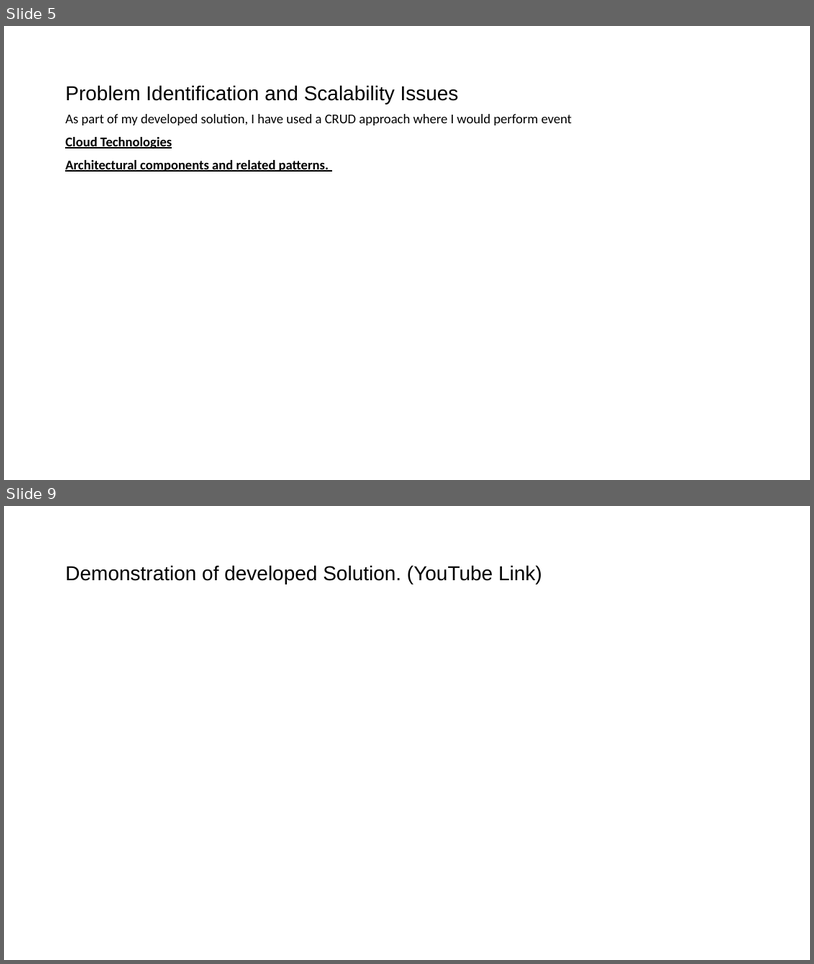
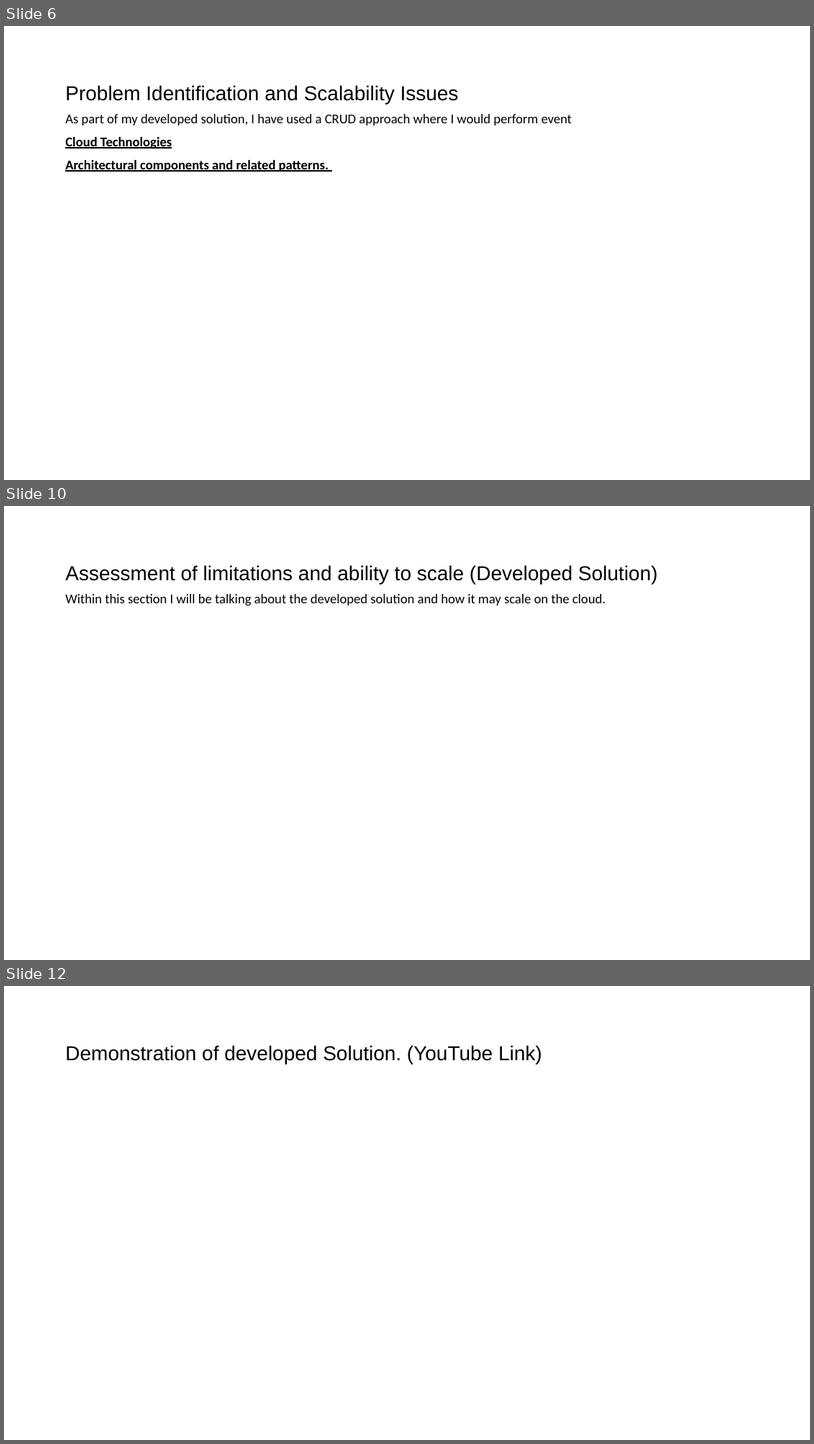
Before and after one commit to DevTobsterr/COM682, a slide deck: Cloud Native Development.pptx. Shown one above the other, each under a label of ours: slides 5 and 9 before the commit, slides 6, 10 and 12 after it; the slides between them are not shown. The pictures are 814x964 and 814x1444 pixels, drawn with LibreOffice and Linux fonts; fonts in the diff are those of the drawing. Boxes give left, top, right and bottom in pixels: in the first picture for what was removed or moved away, otherwise in the second. Text is boxed around its words. In the diff, an @@ line names an element or a change of style, - is before the commit and + after.

```diff
--- a/Cloud Native Development.pptx
+++ b/Cloud Native Development.pptx
@@ slide 10 added at [4, 506, 810, 960], background #FFFFFF @@
@@ title added at [65, 565, 658, 584], 24 pt, text #000000 @@
+Assessment of limitations and ability to scale (Developed Solution)
@@ text added at [65, 594, 606, 605], 16 pt, text #000000 @@
+Within this section I will be talking about the developed solution and how it may scale on the cloud.
@@ what was slide 5 is now slide 6 @@
@@ what was slide 9 is now slide 12 @@
```
Also in this commit, not shown: 6 slides changed, 3 other slides added, 1 slide removed, 1 other file.
